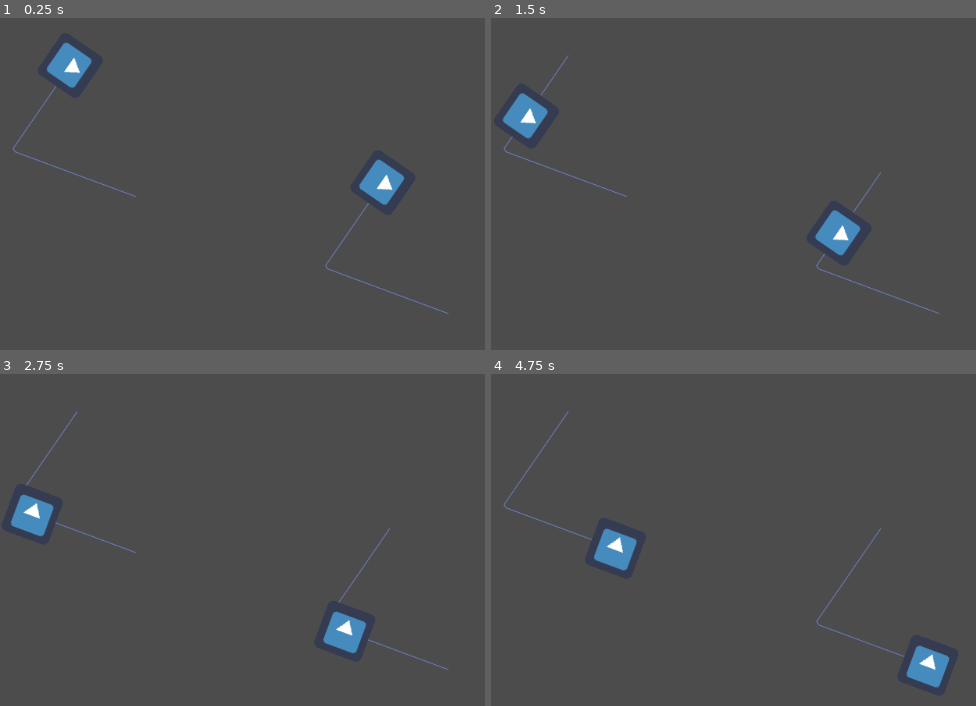
Above: before the commit, frames 1-4 (two rows, left to right).
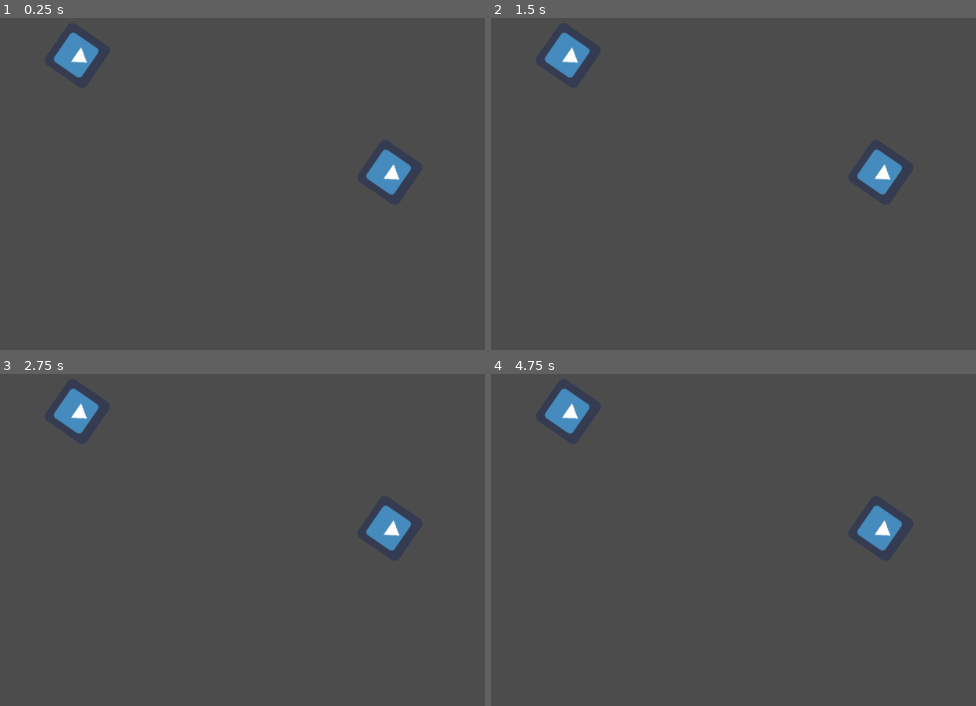
Above: after the commit, the same moments.

Repository: ofeeg/gd-draw-line-inplay
Game: Godot game, scene res://Level.tscn
Two runs of this game, one before a commit and one after it. Both use one fixed random seed, a clock stepped at 60 frames per second and the inputs below. The engine's default icon, where the game draws it, is replaced by a stand-in: a white triangle on a blue panel in a dark square.
Inputs (mouse positions are in pixels of both pictures, inside the frame that each line leads up to):
- Up to frame 1 (0.25 s): no input
- Up to frame 2 (1.5 s): move the mouse to (outside the picture) at 0.52 s; click (outside the picture) at 0.67 s; drag from (728, 276) to (849, 346) at 1.27 s
- Up to frame 3 (2.75 s): move the mouse to (480, 503) at 2.02 s; click (480, 503) at 2.17 s
- Up to frame 4 (4.75 s): drag from (849, 702) to (651, 536) at 2.77 s; move the mouse to (outside the picture) at 3.52 s; hold Down (ui_down) 3.53-4.25 s; click (outside the picture) at 3.67 s; drag from (651, 536) to (772, 490) at 4.27 s

The runs differ from the first frame. In frame 1, 1.8% of the frame differs, in the area x 2-93%, y 4-90%; in frame 2, 3.3%; in frame 3, 3.3%; in frame 4, 3.4%, in the area x 2-95%, y 4-95%.

Commit message:
fixed bug where both paths were configured.

Diff:
--- a/Level.gd
+++ b/Level.gd
@@ -10,11 +10,14 @@
 # Called when the node enters the scene tree for the first time.
 func _process(_delta):
 	if Input.is_action_just_pressed("ui_down"):
-
 		can_select = !can_select
 		enemy_path2.selectable = !enemy_path2.selectable
 		enemy_path.selectable = !enemy_path.selectable
-		print("Select now!", can_select)
+		#enemy_path.selected = !enemy_path.selected
+		#enemy_path2.selected = !enemy_path2.selected
+		print("Select:", can_select)
+		print(enemy_path.curve.get_point_count(), enemy_path.selected)
+		print(enemy_path2.curve.get_point_count(), enemy_path2.selected)
 
 # Called every frame. 'delta' is the elapsed time since the previous frame.
 #func _process(delta):
--- a/Level.tscn
+++ b/Level.tscn
@@ -1,13 +1,25 @@
-[gd_scene load_steps=3 format=2]
+[gd_scene load_steps=5 format=2]
 
 [ext_resource path="res://path_enemy.tscn" type="PackedScene" id=2]
 [ext_resource path="res://Level.gd" type="Script" id=3]
+
+[sub_resource type="Curve2D" id=1]
+_data = {
+"points": PoolVector2Array(  )
+}
+
+[sub_resource type="Curve2D" id=2]
+_data = {
+"points": PoolVector2Array(  )
+}
 
 [node name="Level" type="Node2D"]
 script = ExtResource( 3 )
 
 [node name="Path2D" parent="." instance=ExtResource( 2 )]
 position = Vector2( 100, 50 )
+curve = SubResource( 1 )
 
 [node name="Path2D2" parent="." instance=ExtResource( 2 )]
 position = Vector2( 500, 200 )
+curve = SubResource( 2 )
--- a/path_draw.gd
+++ b/path_draw.gd
@@ -1,17 +1,17 @@
 extends Path2D
-var selectable = false
-var selected = false
-var changed = false
 onready var pathFollow = $PathFollow2D
 export var traverseTime = 5
 export var activeTime = 0
 var pathLength = 0
 var dir = 1
-onready var path = self
+#onready var path = self
+#DEBUG USE VARIABLES
 var idx = 0
+var selectable = false
+var selected = false
+var changed = false
 var unselected_color = Color.white
 var selected_color = Color.red
-var dummy_pos = Vector2(50,50)
 # Called when the node enters the scene tree for the first time.
 func _ready():
 	print("Hit down arrow key to make paths selectable.")
@@ -22,8 +22,17 @@
 # Called every frame. 'delta' is the elapsed time since the previous frame.
 func _process(_delta):
 	if changed:
+		changed = false
 		pathLength = self.curve.get_baked_length()
-		changed = false
+		"""var p_s = PackedScene.new()
+		var name = "res://Paths/" + self.get_name() + ".tscn"
+		p_s.pack(get_tree().get_current_scene().get_node(self.get_path()))
+		ResourceSaver.save(name, p_s)
+		p_s = load(name)
+		var new_child = p_s.instance()
+		add_child(new_child)
+
+		new_child.set_owner(self)"""
 	if (activeTime >= traverseTime):
 		dir = -1
 	if (activeTime <= 0):
@@ -33,28 +42,34 @@
 
 
 func _input(event):
-	if selectable:
+	if self.selectable:
 		if event is InputEventMouseButton:
-			if event.position.distance_to(self.position) < 50:
-				selected = true
-			if selected:
+			if self.selected:
 				if event.button_index == BUTTON_LEFT && event.is_pressed():
-					for p in path.curve.get_point_count():
-						if path.curve.get_point_position(p).distance_to(event.position) < 100:
+					for p in self.curve.get_point_count():
+						if self.curve.get_point_position(p).distance_to(event.position) < 100:
 							idx = p
 							update()
-						else:
-							path.curve.add_point(Vector2(event.position.x - self.position.x, event.position.y - self.position.y))
-							idx = path.curve.get_point_count()-1
-							changed = true
-							update()
 						#SELECT HANDLES
-						var a = path.curve.get_point_position(p) - path.curve.get_point_out(p)
-						var b = path.curve.get_point_position(p) - path.curve.get_point_in(p)
+						var a = self.curve.get_point_position(p) - self.curve.get_point_out(p)
+						var b = self.curve.get_point_position(p) - self.curve.get_point_in(p)
 						if a.distance_to(event.position) < 10:
 							idx = p
 						if b.distance_to(event.position) < 10:
 							idx = p
+					if idx == 0:
+						self.curve.add_point(Vector2(event.position.x - self.position.x, event.position.y - self.position.y))
+						idx = self.curve.get_point_count()-1
+						self.changed = true
+						update()
+			if event.position.distance_to(self.position) < 50:
+				self.selected = true
+				update()
+	else:
+		if self.selected:
+			self.selected = false
+			update()
+	idx = 0
 
 
 #DRAW
@@ -64,12 +79,12 @@
 		c = selected_color
 	else:
 		c = unselected_color
-	draw_polyline(path.curve.get_baked_points(), c, 1, true)
-	for p in path.curve.get_point_count():
-		if p != 0 and p != path.curve.get_point_count() - 1:
-			var a = path.curve.get_point_position(p) - path.curve.get_point_in(p) * -1
-			var b = path.curve.get_point_position(p) - path.curve.get_point_out(p) * -1
-			var cp = path.curve.get_point_position(p)
+	draw_polyline(self.curve.get_baked_points(), c, 1, true)
+	for p in self.curve.get_point_count():
+		if p != 0 and p != self.curve.get_point_count() - 1:
+			var a = self.curve.get_point_position(p) - self.curve.get_point_in(p) * -1
+			var b = self.curve.get_point_position(p) - self.curve.get_point_out(p) * -1
+			var cp = self.curve.get_point_position(p)
 			draw_polyline(PoolVector2Array([a, cp]), c, 1, true)
 			draw_polyline(PoolVector2Array([b, cp]), c, 1, true)
 	update()
--- a/path_enemy.tscn
+++ b/path_enemy.tscn
@@ -1,21 +1,17 @@
-[gd_scene load_steps=4 format=2]
+[gd_scene load_steps=3 format=2]
 
 [ext_resource path="res://icon.png" type="Texture" id=1]
 [ext_resource path="res://path_draw.gd" type="Script" id=2]
 
-[sub_resource type="Curve2D" id=1]
-_data = {
-"points": PoolVector2Array( 0, 0, 0, 0, -1, -2, 0, 0, 0, 0, -85, 120, 0, 0, 0, 0, 74, 179 )
-}
-
 [node name="Path2D" type="Path2D"]
-curve = SubResource( 1 )
 script = ExtResource( 2 )
 __meta__ = {
 "_edit_group_": true
 }
 
 [node name="PathFollow2D" type="PathFollow2D" parent="."]
+position = Vector2( -1, -2 )
+rotation = 2.17378
 loop = false
 
 [node name="Sprite" type="Sprite" parent="PathFollow2D"]
